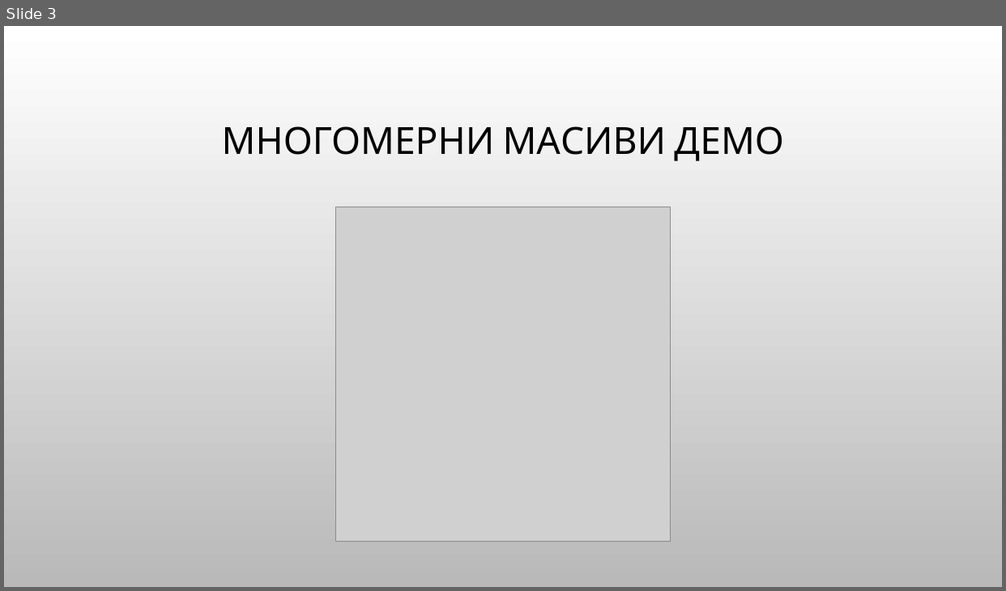
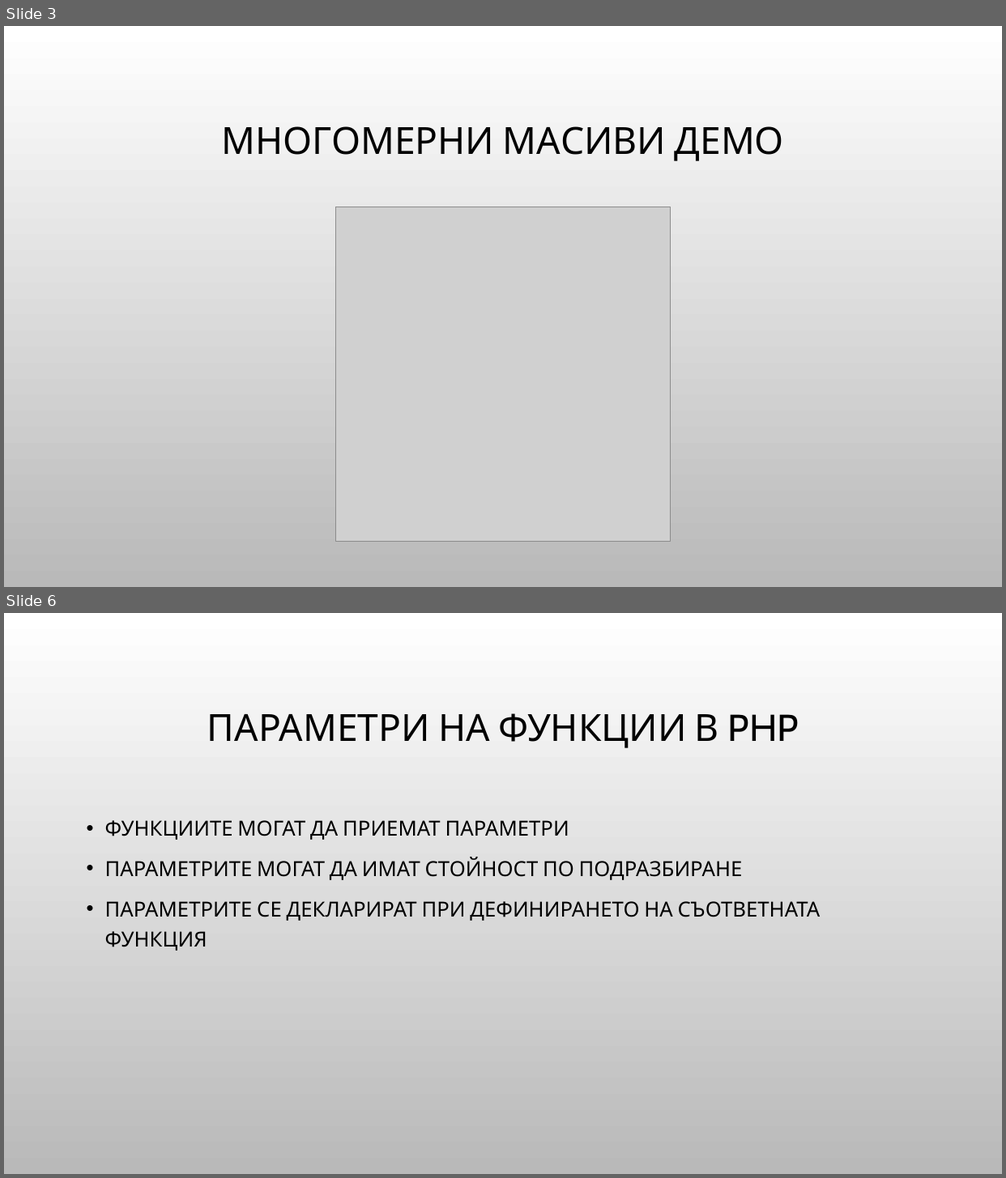
Before and after one commit to Bilyukov/php-mysql-course, a slide deck: 06.php-bacics-4.pptx. Shown one above the other, each under a label of ours: slide 3 before the commit, slides 3 and 6 after it; the slides between them are not shown. The pictures are 1006x591 and 1006x1178 pixels, drawn with LibreOffice and Linux fonts; fonts in the diff are those of the drawing; grey boxes stand for pictures; background and template pictures are left out. Boxes give left, top, right and bottom in pixels: in the first picture for what was removed or moved away, otherwise in the second. Text is boxed around its words. In the diff, an @@ line names an element or a change of style, - is before the commit and + after.

```diff
--- a/06.php-bacics-4.pptx
+++ b/06.php-bacics-4.pptx
@@ slide 6 added at [4, 613, 1002, 1174], background picture (left out) @@
@@ title added at [207, 713, 799, 748], 36 pt, text #000000 @@
+ПАРАМЕТРИ НА ФУНКЦИИ В PHP
@@ text added at [105, 820, 820, 951], 20 pt, text #000000 @@
+• ФУНКЦИИТЕ МОГАТ ДА ПРИЕМАТ ПАРАМЕТРИ
+• ПАРАМЕТРИТЕ МОГАТ ДА ИМАТ СТОЙНОСТ ПО ПОДРАЗБИРАНЕ
+• ПАРАМЕТРИТЕ СЕ ДЕКЛАРИРАТ ПРИ ДЕФИНИРАНЕТО НА СЪОТВЕТНАТА ФУНКЦИЯ
```
Also in this commit, not shown: 2 other slides added, 3 other files.
